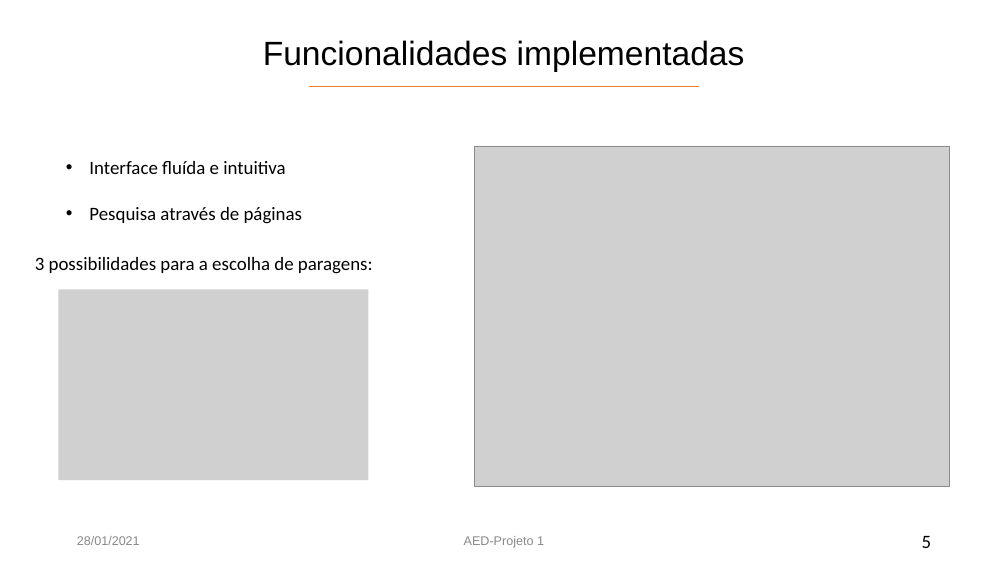
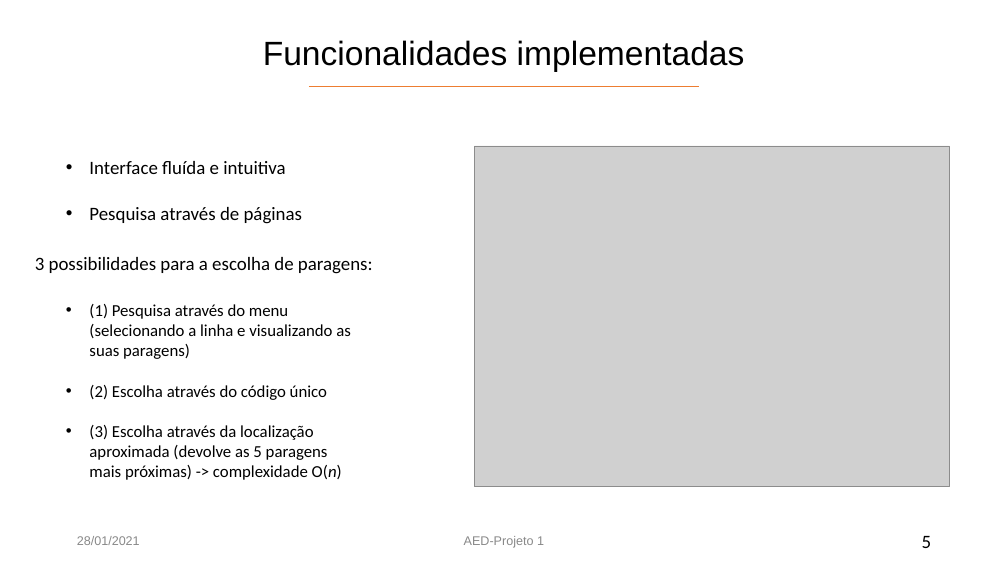
Before and after one commit to diogocosta876/AED-TransportesPublicosPorto, a slide deck: slide 5 of AED - STCP G10.pptx. Drawn at 1008x567 pixels with LibreOffice and Linux fonts; fonts in the diff are those of the drawing; grey boxes stand for pictures. Boxes give left, top, right and bottom in pixels: in the first picture for what was removed or moved away, otherwise in the second. Text is boxed around its words. In the diff, an @@ line names an element or a change of style, - is before the commit and + after.

```diff
--- a/AED - STCP G10.pptx
+++ b/AED - STCP G10.pptx
@@ picture removed at bbox=[58, 290, 368, 480] @@
@@ text added at bbox=[89, 304, 351, 480], 16 pt, text #000000 @@
+• (1) Pesquisa através do menu (selecionando a linha e visualizando as suas paragens)
+• (2) Escolha através do código único
+• (3) Escolha através da localização aproximada (devolve as 5 paragens mais próximas) -> complexidade O(n)
```
Also in this commit, not shown: 3 other slides changed.
